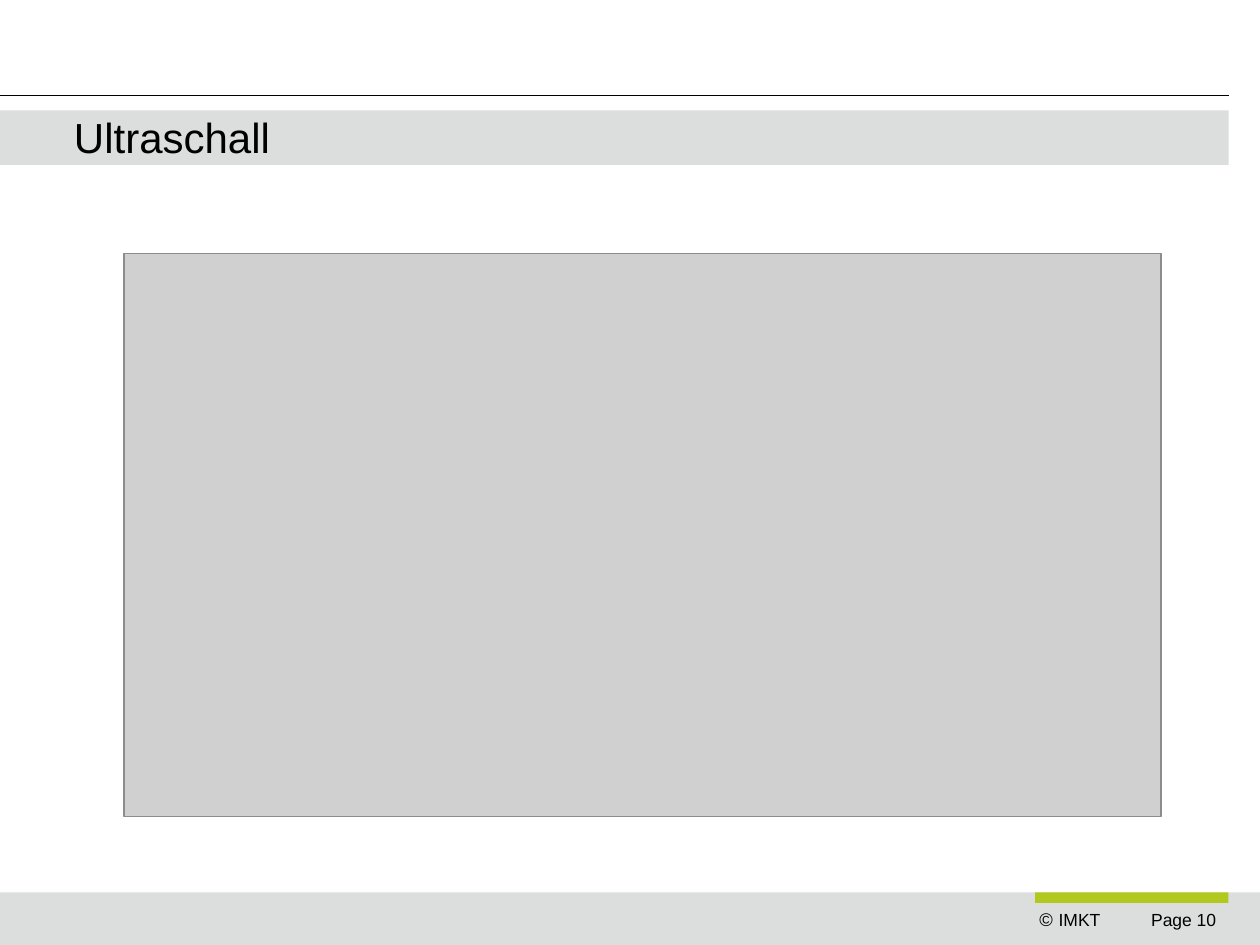
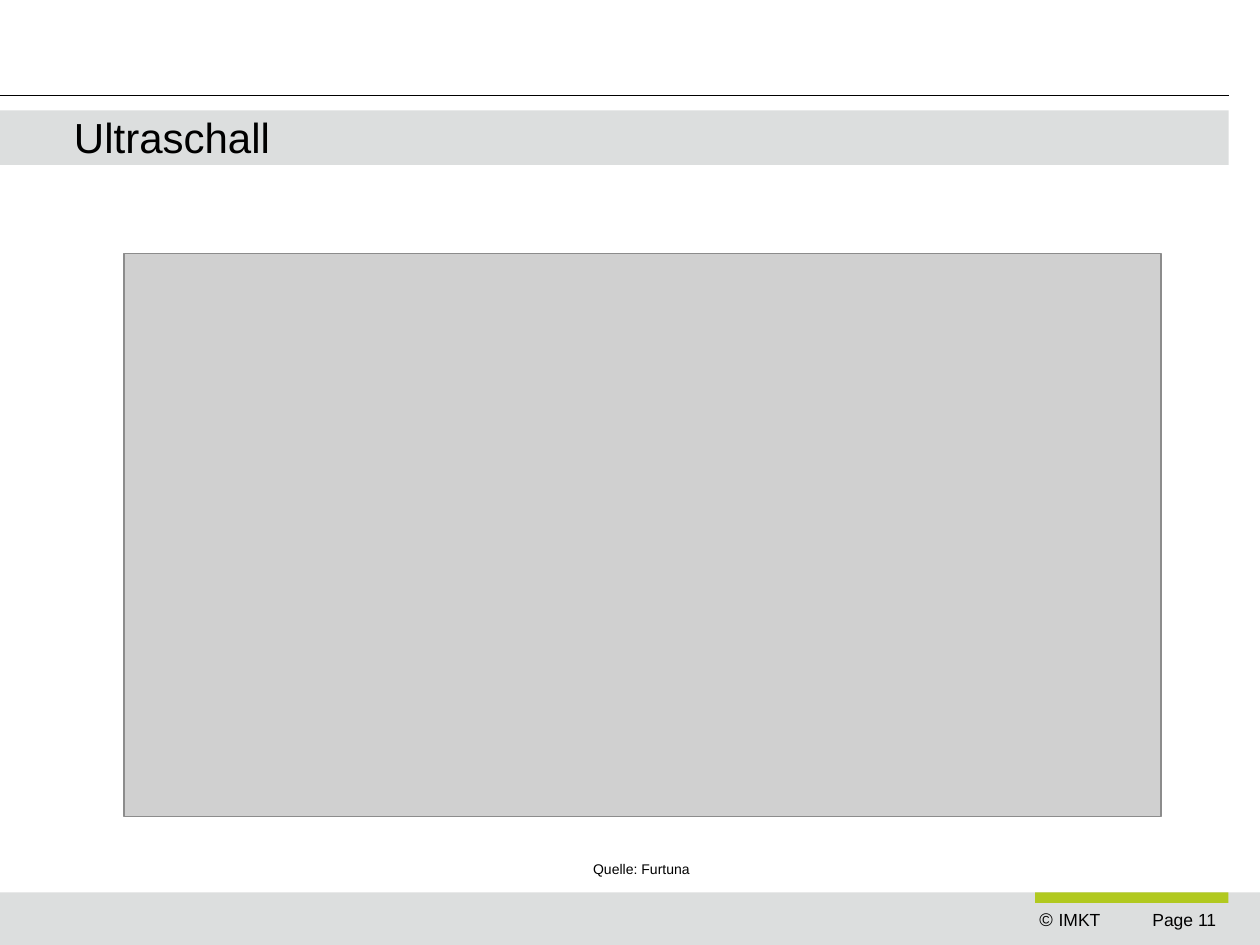
Before and after one commit to ngocminhdao88/dao_masterarbeit, a slide deck: slide 11 of presentations/ziel_der_arbeit_vw.pptx (slide 10 before the commit). Drawn at 1260x945 pixels with LibreOffice and Linux fonts; fonts in the diff are those of the drawing; grey boxes stand for pictures; background and template pictures are left out. Boxes give left, top, right and bottom in pixels: in the first picture for what was removed or moved away, otherwise in the second. Text is boxed around its words. In the diff, an @@ line names an element or a change of style, - is before the commit and + after.

```diff
--- a/presentations/ziel_der_arbeit_vw.pptx
+++ b/presentations/ziel_der_arbeit_vw.pptx
@@ text added at [593, 864, 689, 877], 8 pt, text #000000 @@
+Quelle: Furtuna
@@ page number at [1152, 914, 1216, 930]: text changed @@
-Page 10
+Page 11
```
Also in this commit, not shown: 13 other slides changed, 2 slides added, 10 other files.
